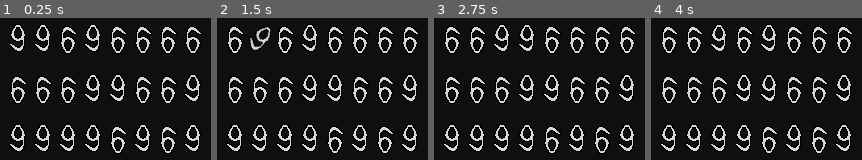
Above: before the commit, frames 1-4 (left to right).
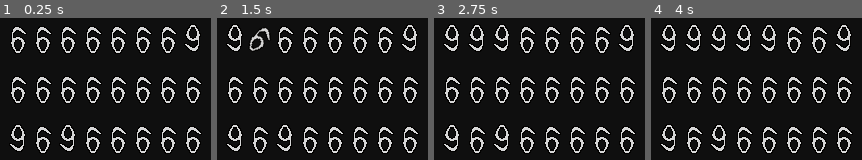
Above: after the commit, the same moments.

Repository: avodhel/project-team-test
Game: Godot game, scene res://Scenes/puzzle_6or9/Puzzle_6or9.tscn
Two runs of this game, one before a commit and one after it. Both use one fixed random seed, a clock stepped at 60 frames per second and the inputs below.
Inputs (mouse positions are in pixels of both pictures, inside the frame that each line leads up to):
- Up to frame 1 (0.25 s): no input
- Up to frame 2 (1.5 s): tap Enter at 0.5 s; move the mouse to (235, 39) at 0.52 s; click (235, 39) at 0.67 s; tap Space at 1.25 s; move the mouse to (259, 39) at 1.27 s; click (259, 39) at 1.42 s
- Up to frame 3 (2.75 s): tap Enter at 2 s; move the mouse to (501, 39) at 2.02 s; click (501, 39) at 2.17 s
- Up to frame 4 (4 s): tap Space at 2.75 s; move the mouse to (743, 39) at 2.77 s; click (743, 39) at 2.92 s; tap Enter at 3.5 s; move the mouse to (769, 39) at 3.52 s; click (769, 39) at 3.67 s

The runs differ from the first frame. In frame 1, 4.9% of the frame differs, in the area x 4-96%, y 4-96%; in frame 2, 5.2%; in frame 3, 4.9%; in frame 4, 4.9%.

Commit message:
instance numbers according to value and set them to places

Diff:
--- a/Project Team Test/Scenes/puzzle_6or9/6or9.tscn
+++ b/Project Team Test/Scenes/puzzle_6or9/6or9.tscn
@@ -9,7 +9,6 @@
 height = 11.5439
 
 [node name="6or9" type="Area2D"]
-position = Vector2( 180, 180 )
 script = ExtResource( 2 )
 numbers = [ ExtResource( 1 ), ExtResource( 3 ) ]
 
--- a/Project Team Test/Scenes/puzzle_6or9/Puzzle_6or9.tscn
+++ b/Project Team Test/Scenes/puzzle_6or9/Puzzle_6or9.tscn
@@ -1,81 +1,83 @@
-[gd_scene load_steps=3 format=2]
+[gd_scene load_steps=4 format=2]
 
 [ext_resource path="res://Scenes/puzzle_6or9/pos_6or9.tscn" type="PackedScene" id=1]
 [ext_resource path="res://Scripts/puzzle_6or9/Puzzle_6or9.gd" type="Script" id=2]
+[ext_resource path="res://Scenes/puzzle_6or9/6or9.tscn" type="PackedScene" id=3]
 
 [node name="Puzzle_6or9" type="Node2D"]
 script = ExtResource( 2 )
+six_or_nine = ExtResource( 3 )
 
-[node name="Numbers" type="Node2D" parent="."]
+[node name="Positions" type="Node2D" parent="."]
 
-[node name="pos_6or9_1" parent="Numbers" instance=ExtResource( 1 )]
+[node name="pos_6or9_1" parent="Positions" instance=ExtResource( 1 )]
 position = Vector2( 50, 50 )
 
-[node name="pos_6or9_2" parent="Numbers" instance=ExtResource( 1 )]
+[node name="pos_6or9_2" parent="Positions" instance=ExtResource( 1 )]
 position = Vector2( 75, 50 )
 
-[node name="pos_6or9_3" parent="Numbers" instance=ExtResource( 1 )]
+[node name="pos_6or9_3" parent="Positions" instance=ExtResource( 1 )]
 position = Vector2( 100, 50 )
 
-[node name="pos_6or9_4" parent="Numbers" instance=ExtResource( 1 )]
+[node name="pos_6or9_4" parent="Positions" instance=ExtResource( 1 )]
 position = Vector2( 125, 50 )
 
-[node name="pos_6or9_5" parent="Numbers" instance=ExtResource( 1 )]
+[node name="pos_6or9_5" parent="Positions" instance=ExtResource( 1 )]
 position = Vector2( 150, 50 )
 
-[node name="pos_6or9_6" parent="Numbers" instance=ExtResource( 1 )]
+[node name="pos_6or9_6" parent="Positions" instance=ExtResource( 1 )]
 position = Vector2( 175, 50 )
 
-[node name="pos_6or9_7" parent="Numbers" instance=ExtResource( 1 )]
+[node name="pos_6or9_7" parent="Positions" instance=ExtResource( 1 )]
 position = Vector2( 200, 50 )
 
-[node name="pos_6or9_8" parent="Numbers" instance=ExtResource( 1 )]
+[node name="pos_6or9_8" parent="Positions" instance=ExtResource( 1 )]
 position = Vector2( 225, 50 )
 
-[node name="pos_6or9_9" parent="Numbers" instance=ExtResource( 1 )]
+[node name="pos_6or9_9" parent="Positions" instance=ExtResource( 1 )]
 position = Vector2( 50, 100 )
 
-[node name="pos_6or9_10" parent="Numbers" instance=ExtResource( 1 )]
+[node name="pos_6or9_10" parent="Positions" instance=ExtResource( 1 )]
 position = Vector2( 75, 100 )
 
-[node name="pos_6or9_11" parent="Numbers" instance=ExtResource( 1 )]
+[node name="pos_6or9_11" parent="Positions" instance=ExtResource( 1 )]
 position = Vector2( 100, 100 )
 
-[node name="pos_6or9_12" parent="Numbers" instance=ExtResource( 1 )]
+[node name="pos_6or9_12" parent="Positions" instance=ExtResource( 1 )]
 position = Vector2( 125, 100 )
 
-[node name="pos_6or9_13" parent="Numbers" instance=ExtResource( 1 )]
+[node name="pos_6or9_13" parent="Positions" instance=ExtResource( 1 )]
 position = Vector2( 150, 100 )
 
-[node name="pos_6or9_14" parent="Numbers" instance=ExtResource( 1 )]
+[node name="pos_6or9_14" parent="Positions" instance=ExtResource( 1 )]
 position = Vector2( 175, 100 )
 
-[node name="pos_6or9_15" parent="Numbers" instance=ExtResource( 1 )]
+[node name="pos_6or9_15" parent="Positions" instance=ExtResource( 1 )]
 position = Vector2( 200, 100 )
 
-[node name="pos_6or9_16" parent="Numbers" instance=ExtResource( 1 )]
+[node name="pos_6or9_16" parent="Positions" instance=ExtResource( 1 )]
 position = Vector2( 225, 100 )
 
-[node name="pos_6or9_17" parent="Numbers" instance=ExtResource( 1 )]
+[node name="pos_6or9_17" parent="Positions" instance=ExtResource( 1 )]
 position = Vector2( 50, 150 )
 
-[node name="pos_6or9_18" parent="Numbers" instance=ExtResource( 1 )]
+[node name="pos_6or9_18" parent="Positions" instance=ExtResource( 1 )]
 position = Vector2( 75, 150 )
 
-[node name="pos_6or9_19" parent="Numbers" instance=ExtResource( 1 )]
+[node name="pos_6or9_19" parent="Positions" instance=ExtResource( 1 )]
 position = Vector2( 100, 150 )
 
-[node name="pos_6or9_20" parent="Numbers" instance=ExtResource( 1 )]
+[node name="pos_6or9_20" parent="Positions" instance=ExtResource( 1 )]
 position = Vector2( 125, 150 )
 
-[node name="pos_6or9_21" parent="Numbers" instance=ExtResource( 1 )]
+[node name="pos_6or9_21" parent="Positions" instance=ExtResource( 1 )]
 position = Vector2( 150, 150 )
 
-[node name="pos_6or9_22" parent="Numbers" instance=ExtResource( 1 )]
+[node name="pos_6or9_22" parent="Positions" instance=ExtResource( 1 )]
 position = Vector2( 175, 150 )
 
-[node name="pos_6or9_23" parent="Numbers" instance=ExtResource( 1 )]
+[node name="pos_6or9_23" parent="Positions" instance=ExtResource( 1 )]
 position = Vector2( 200, 150 )
 
-[node name="pos_6or9_24" parent="Numbers" instance=ExtResource( 1 )]
+[node name="pos_6or9_24" parent="Positions" instance=ExtResource( 1 )]
 position = Vector2( 225, 150 )
--- a/Project Team Test/Scenes/puzzle_6or9/pos_6or9.tscn
+++ b/Project Team Test/Scenes/puzzle_6or9/pos_6or9.tscn
@@ -1,10 +1,3 @@
-[gd_scene load_steps=3 format=2]
+[gd_scene format=2]
 
-[ext_resource path="res://Scripts/puzzle_6or9/pos_6or9.gd" type="Script" id=1]
-[ext_resource path="res://Scenes/puzzle_6or9/6or9.tscn" type="PackedScene" id=2]
-
-[node name="pos_6or9" type="Node2D"]
-script = ExtResource( 1 )
-six_or_nine = ExtResource( 2 )
-
-[node name="Position2D" type="Position2D" parent="."]
+[node name="pos_6or9" type="Position2D"]
--- a/Project Team Test/Scripts/puzzle_6or9/6or9.gd
+++ b/Project Team Test/Scripts/puzzle_6or9/6or9.gd
@@ -11,12 +11,13 @@
 
 func _ready():
 	click_timer.wait_time = wait_time
-	_rand_number()
 
 #choose 6 or 9
-func _rand_number():
-	randomize()
-	sprite.texture = numbers[randi() % numbers.size()]
+func prepare_number(value) -> void:
+	if value == 6:
+		sprite.texture = numbers[0]
+	else:
+		sprite.texture = numbers[1]
 
 func _on_6or9_input_event(viewport, event, shape_idx):
 	if (event is InputEventMouseButton && event.pressed):
--- a/Project Team Test/Scripts/puzzle_6or9/Puzzle_6or9.gd
+++ b/Project Team Test/Scripts/puzzle_6or9/Puzzle_6or9.gd
@@ -1,47 +1,47 @@
 extends Node2D
 
-onready var numbers = $Numbers
+export (PackedScene) var six_or_nine
+
+onready var positions = $Positions
+
+var places = []
 
 func _ready():
+	places.clear()
 	_puzzle_creater()
 
 #create puzzle according to datas
 func _puzzle_creater() -> void:
-	var puzzle_type = _select_puzzle_type()
+	var less_number = _select_less_number()
 	var choosen_places = _get_choosen_places()
 	var majority_number
 	#select majority number according to puzzle type
-	if puzzle_type == 6:
+	if less_number == 6:
 		majority_number = 9
 	else:
 		majority_number = 6
-	#set numbers to places
-	for place in numbers.get_child_count():
-		for choosen_place in choosen_places:
-			if place == choosen_place:
-				#numbers.get_child(place).emit_signal("get_number", puzzle_type)
-				pass
-			else:
-				#numbers.get_child(place).emit_signal("get_number", majority_number)
-				pass
+	#instance numbers
+	for place in places:
+		_instance_number(positions.get_child(place), majority_number)
+	for choosen_place in choosen_places:
+		_instance_number(positions.get_child(choosen_place), less_number)
 
 #which number gonna be less 6 or 9?
-func _select_puzzle_type():
-	var puzzle_type
+func _select_less_number():
+	var less_number
 	randomize()
 	var possibility = rand_range(0, 100)
 	if possibility <50:
-		puzzle_type = 6
+		less_number = 6
 	else:
-		puzzle_type = 9
-	print(puzzle_type)
-	return puzzle_type
+		less_number = 9
+	print(less_number)
+	return less_number
 
 #selecting places for less number
 func _get_choosen_places():
-	#get available places for numbers
-	var places = []
-	for place in numbers.get_child_count():
+	#get available places for positions
+	for place in positions.get_child_count():
 		places.append(place)
 	#choose three places from available places
 	var choosen_places = []
@@ -51,3 +51,9 @@
 		choosen_places.append(choosen_place)
 	print(choosen_places)
 	return choosen_places
+
+#instance number according to value and set it to place
+func _instance_number(place, value) -> void:
+	var ins_six_or_nine = six_or_nine.instance()
+	place.add_child(ins_six_or_nine)
+	ins_six_or_nine.prepare_number(value)
--- a/Project Team Test/Scripts/puzzle_6or9/pos_6or9.gd
+++ /dev/null
@@ -1,10 +0,0 @@
-extends Node2D
-
-export (PackedScene) var six_or_nine
-
-onready var pos = $Position2D
-
-func _ready():
-	var ins_six_or_nine = six_or_nine.instance()
-	add_child(ins_six_or_nine)
-	ins_six_or_nine.position = pos.position
